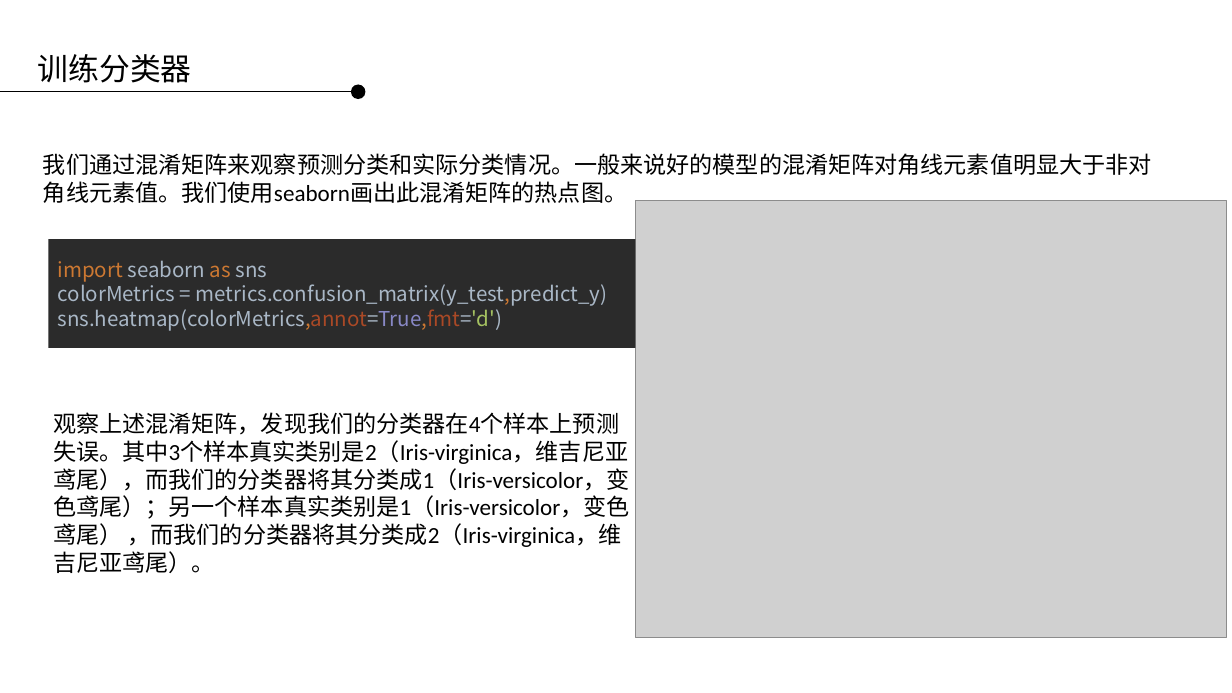
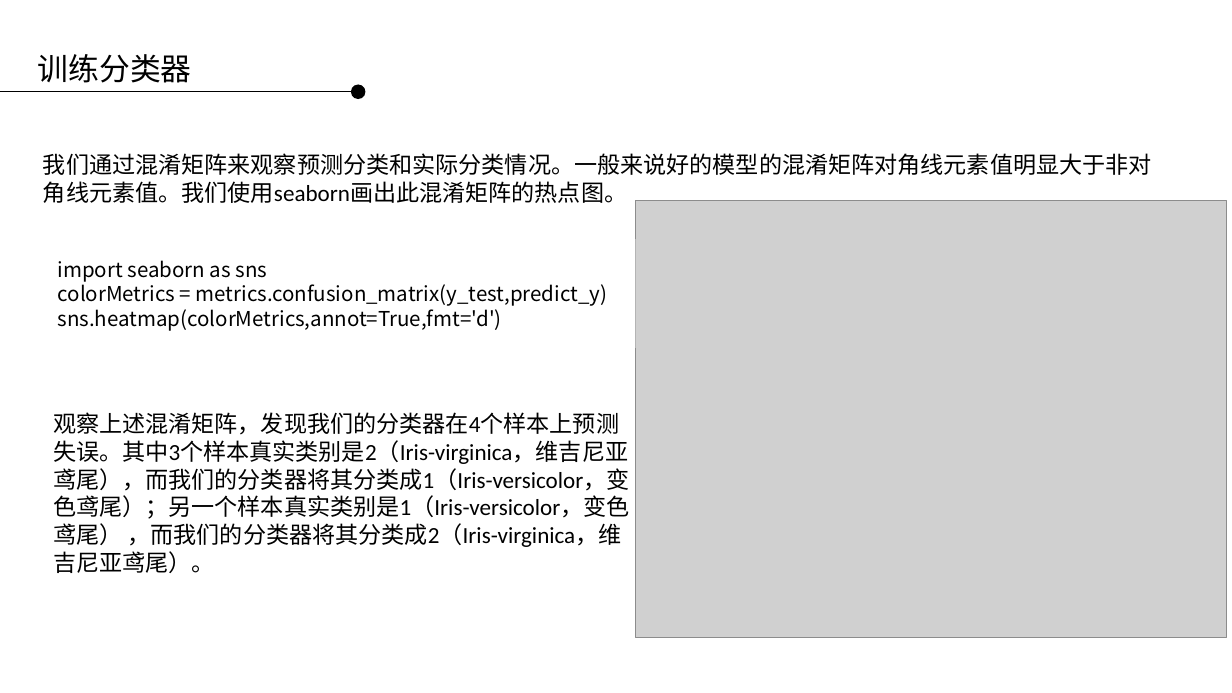
Before and after one commit to applepip/Big_Data, a slide deck: slide 30 of 产品大数据分析与建模/大数据分析与建模 - 逻辑回归 第二讲.pptx. Drawn at 1232x693 pixels with LibreOffice and Linux fonts; fonts in the diff are those of the drawing; grey boxes stand for pictures; background and template pictures are left out. Boxes give left, top, right and bottom in pixels: in the first picture for what was removed or moved away, otherwise in the second. Text is boxed around its words. In the diff, an @@ line names an element or a change of style, - is before the commit and + after.

```diff
--- a/产品大数据分析与建模/大数据分析与建模 - 逻辑回归 第二讲.pptx
+++ b/产品大数据分析与建模/大数据分析与建模 - 逻辑回归 第二讲.pptx
@@ text "import seaborn as sns colorMetrics ...": place and size @@
-text "import seaborn as sns colorMetrics ..." at [48,239,635,348]
+text "import seaborn as sns colorMetrics ..." at [58,260,607,331]
@@ text "import seaborn as sns colorMetrics ..." at [58,260,607,331]: text colour #CC7832 to #000000 in "import as metrics.confusion_matrix(y_test,predict_y) sns.hea ..."; text colour #A9B7C6 to #000000 in "seaborn sns colorMetrics = metrics.confusion_matrix(y_test,p ..."; text colour #AA4926 to #000000, text colour #8888C6 to #000000, text colour #A5C261 to #000000 in "sns.heatmap(colorMetrics,annot=True,fmt='d')"; fill #2B2B2B to none @@
```
Also in this commit, not shown: 9 other slides changed.
